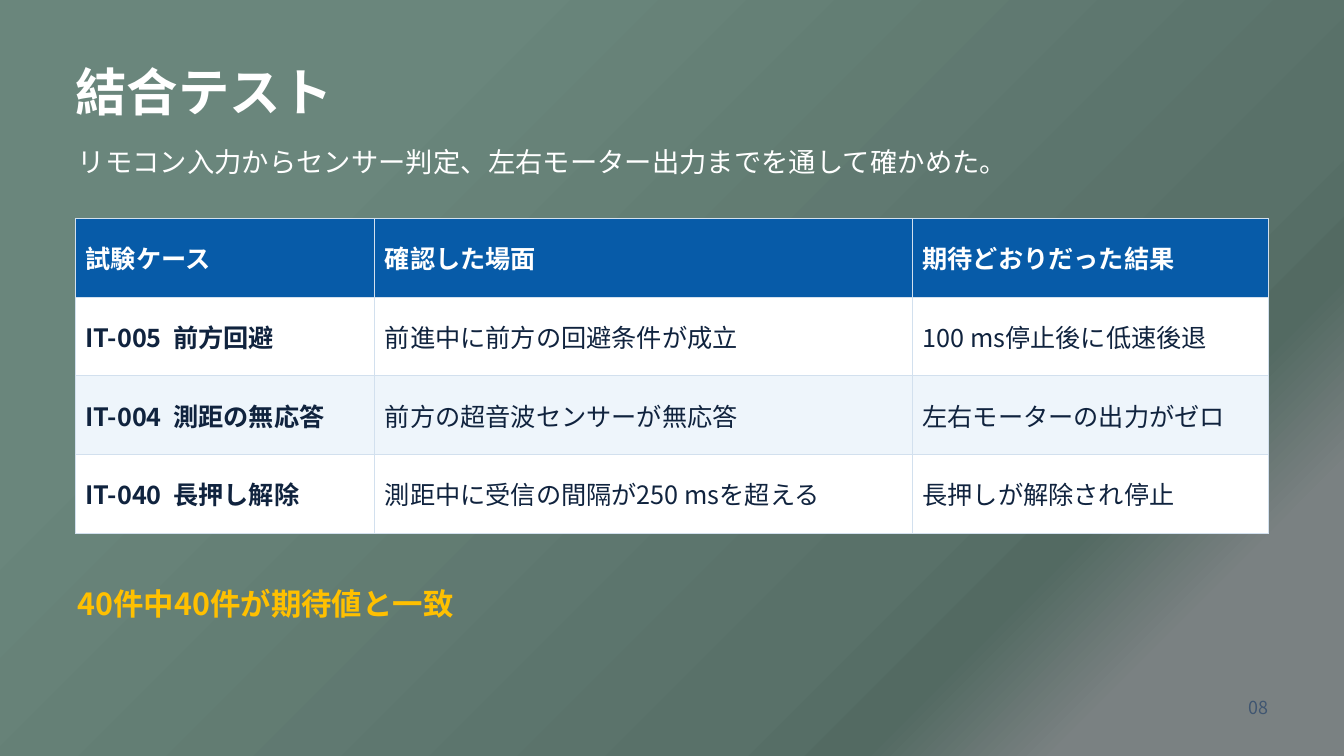
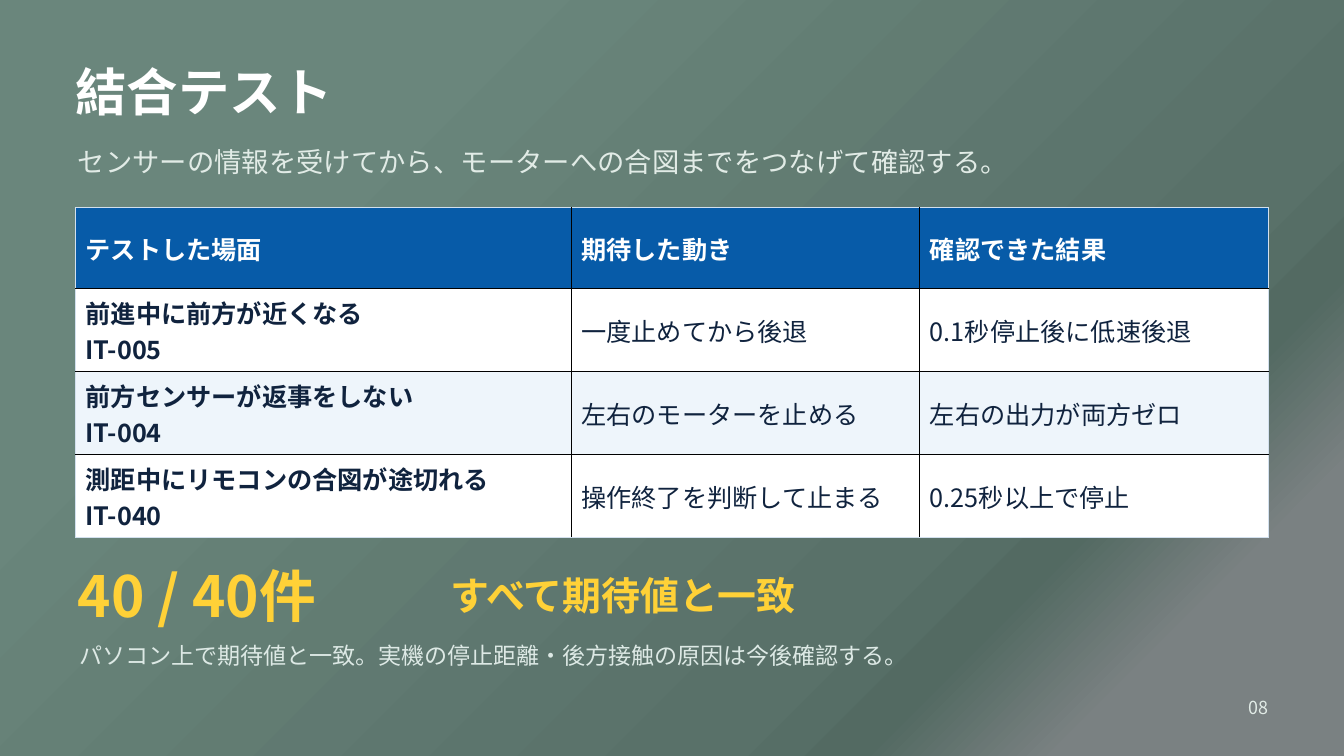
Before and after one commit to aaa1550/-, a slide deck: slide 8 of docs/files/OSOYOO_robot_car_presentation.pptx. Drawn at 1344x756 pixels with LibreOffice and Linux fonts; fonts in the diff are those of the drawing. Boxes give left, top, right and bottom in pixels: in the first picture for what was removed or moved away, otherwise in the second. Text is boxed around its words. In the diff, an @@ line names an element or a change of style, - is before the commit and + after.

```diff
--- a/docs/files/OSOYOO_robot_car_presentation.pptx
+++ b/docs/files/OSOYOO_robot_car_presentation.pptx
@@ text at (x1=78, y1=149, x2=1008, y2=174): text changed; text colour #FFFFFF to #E1EBE6 @@
-リモコン入力からセンサー判定、左右モーター出力までを通して確かめた。
+センサーの情報を受けてから、モーターへの合図までをつなげて確認する。
@@ table at (x1=76, y1=208, x2=1269, y2=531) @@
-row 1: 試験ケース | 確認した場面 | 期待どおりだった結果
+row 1: テストした場面 | 期待した動き | 確認できた結果
-row 2: IT-005 前方回避 | 前進中に前方の回避条件が成立 | 100 ms停止後に低速後退
+row 2: 前進中に前方が近くなる / IT-005 | 一度止めてから後退 | 0.1秒停止後に低速後退
-row 3: IT-004 測距の無応答 | 前方の超音波センサーが無応答 | 左右モーターの出力がゼロ
+row 3: 前方センサーが返事をしない / IT-004 | 左右のモーターを止める | 左右の出力が両方ゼロ
-row 4: IT-040 長押し解除 | 測距中に受信の間隔が250 msを超える | 長押しが解除され停止
+row 4: 測距中にリモコンの合図が途切れる / IT-040 | 操作終了を判断して止まる | 0.25秒以上で停止
@@ borders changed @@
@@ table resized from (x1=76, y1=219, x2=1268, y2=533) to (x1=76, y1=208, x2=1269, y2=531) @@
@@ text added at (x1=78, y1=569, x2=316, y2=622), 40.5 pt, text #FFD137, bold @@
+40 / 40件
@@ text removed at (x1=78, y1=589, x2=454, y2=618) @@
-40件中40件が期待値と一致
@@ text added at (x1=450, y1=577, x2=795, y2=614), 27.8 pt, text #FFD137, bold @@
+すべて期待値と一致
@@ text added at (x1=80, y1=644, x2=908, y2=666), 16.5 pt, text #DDE9E5 @@
+パソコン上で期待値と一致。実機の停止距離・後方接触の原因は今後確認する。
@@ text "08" at (x1=1249, y1=701, x2=1269, y2=714): text colour #405671 to #E1EBE6 @@
```
Also in this commit, not shown: 7 other slides changed, 3 other files.
